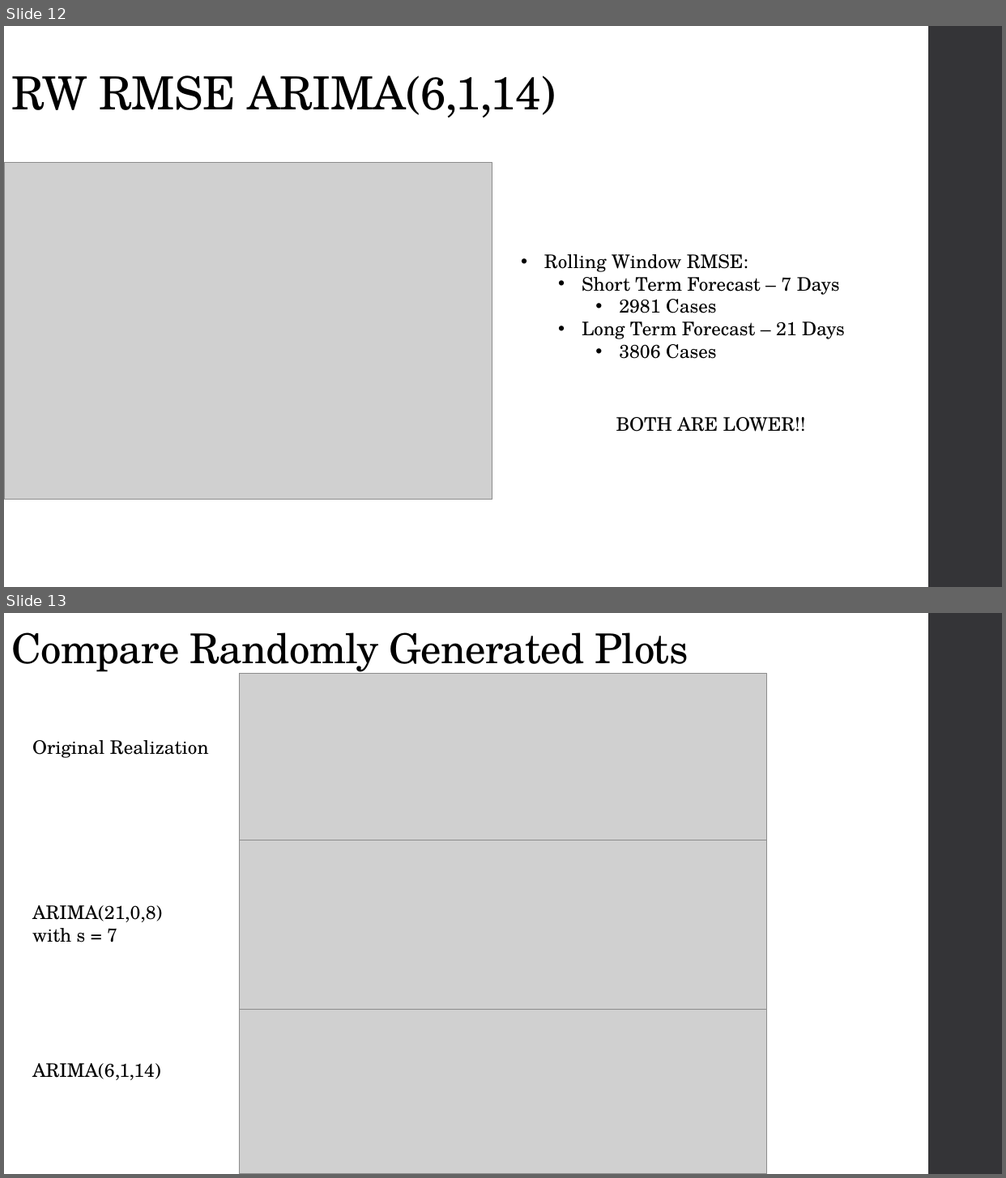
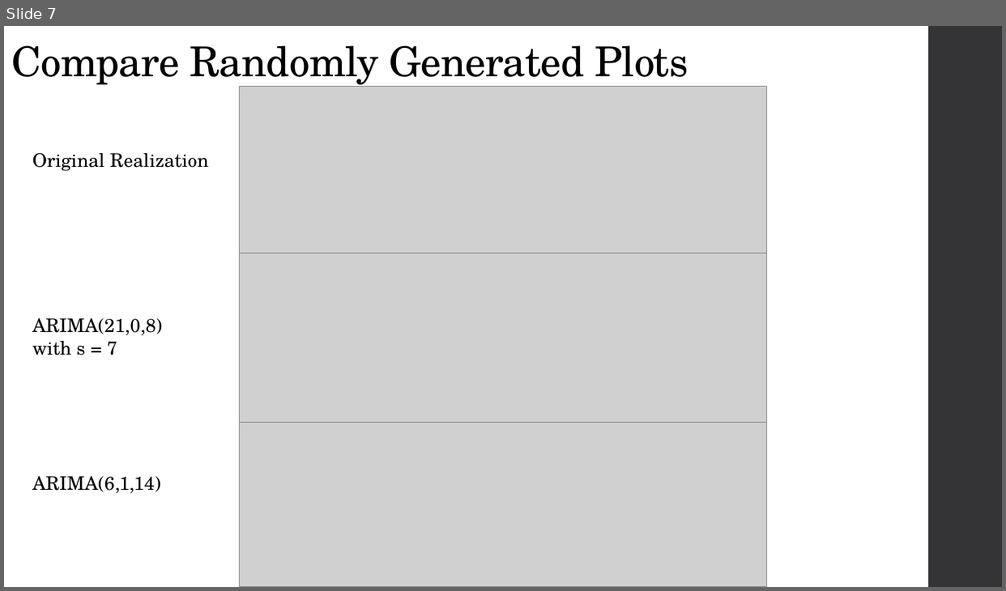
Before and after one commit to C-Stewart-GH/Forecasting_Texas_Covid_Case_Count, a slide deck: PPT_Files/TS_Cameron_Updates.pptx. Shown one above the other, each under a label of ours: slides 12 and 13 before the commit, slide 7 after it. The pictures are 1006x1178 and 1006x591 pixels, drawn with LibreOffice and Linux fonts; fonts in the diff are those of the drawing; grey boxes stand for pictures. Boxes give left, top, right and bottom in pixels: in the first picture for what was removed or moved away, otherwise in the second. Text is boxed around its words. In the diff, an @@ line names an element or a change of style, - is before the commit and + after.

```diff
--- a/PPT_Files/TS_Cameron_Updates.pptx
+++ b/PPT_Files/TS_Cameron_Updates.pptx
@@ slide 12 removed at [4,26,1002,587], background #FFFFFF; not listed: 1 template element that a slide beside it also shows @@
@@ title removed at [11,75,556,118] @@
-RW RMSE ARIMA(6,1,14)
@@ picture removed at [4,163,492,500] @@
@@ text removed at [544,254,845,359] @@
-• Rolling Window RMSE:
-  • Short Term Forecast – 7 Days
-    • 2981 Cases
-  • Long Term Forecast – 21 Days
-    • 3806 Cases
@@ text removed at [616,417,806,432] @@
-BOTH ARE LOWER!!
@@ what was slide 13 is now slide 7 @@
```
Also in this commit, not shown: 6 slides changed, 2 slides added, 6 other slides removed, 3 other files.
